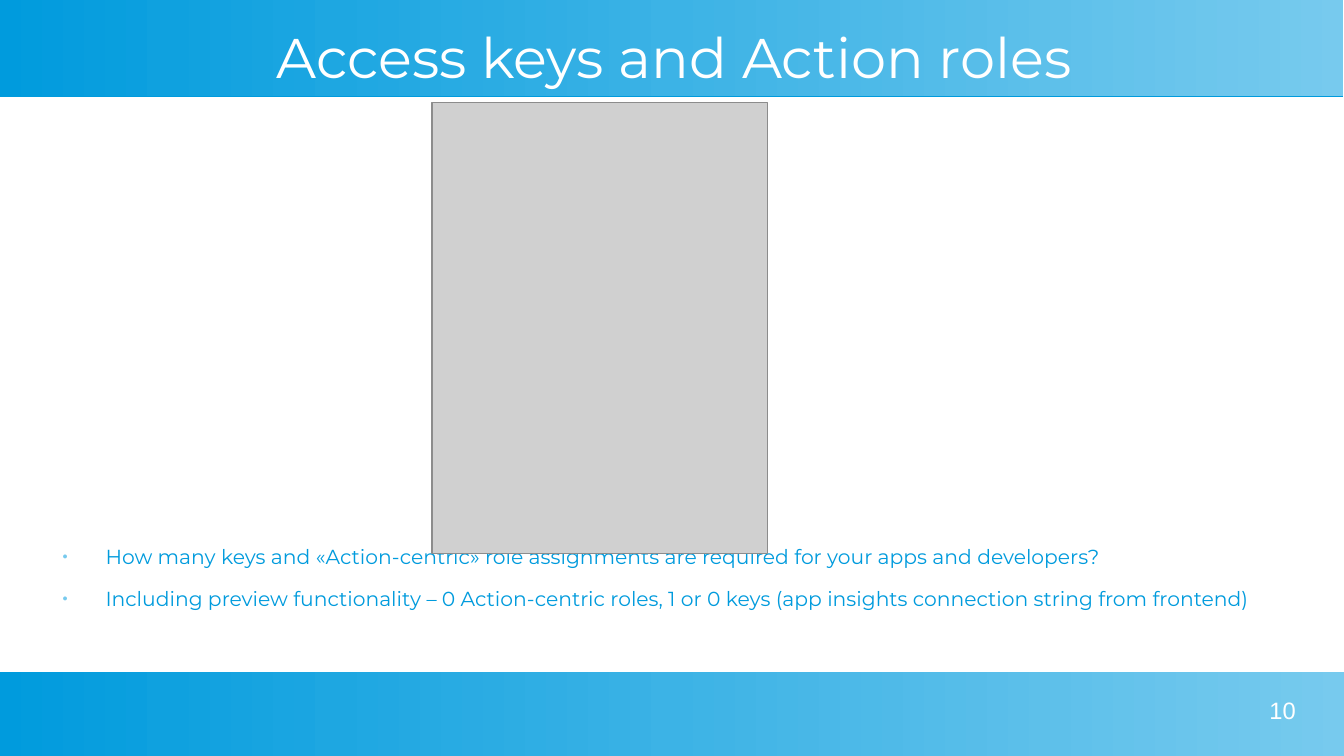
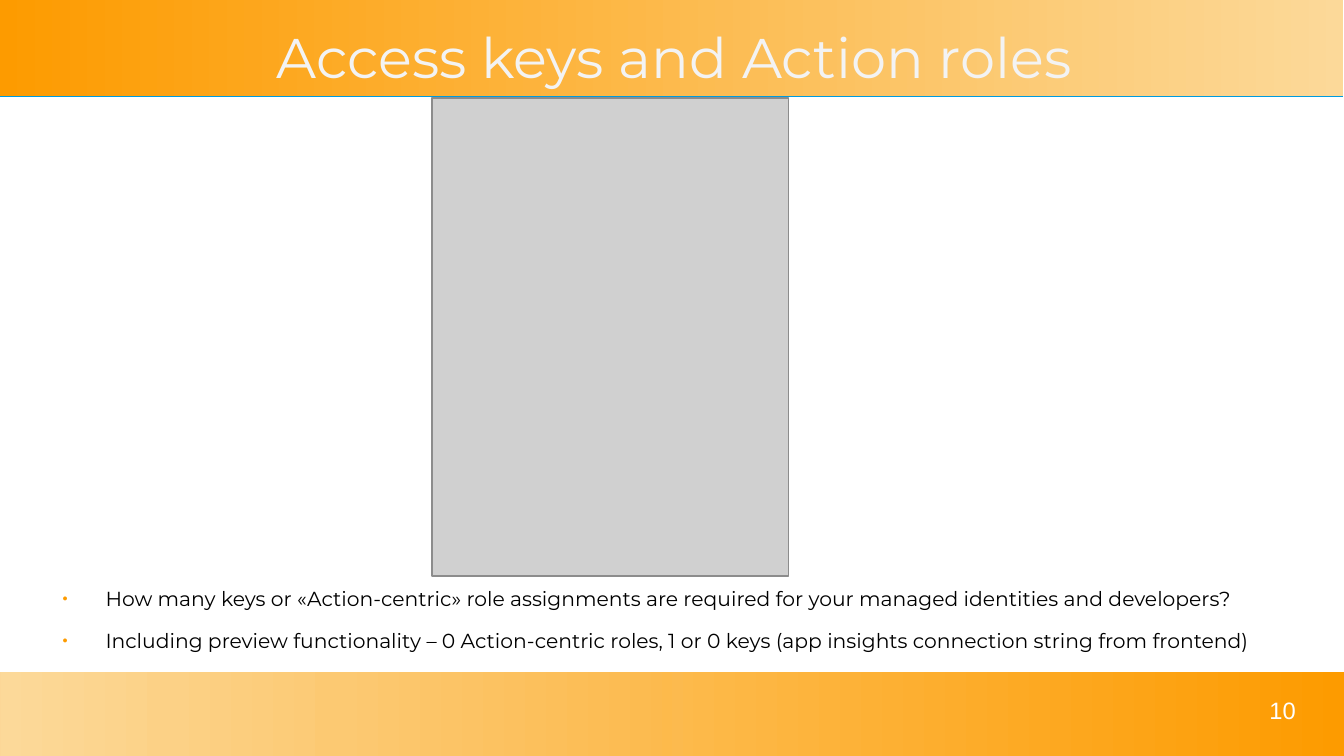
Before and after one commit to solomson/solom.tech, a slide deck: slide 10 of assets/presentations/reducing-azure-risk.odp. Drawn at 1344x756 pixels with LibreOffice and Linux fonts; fonts in the diff are those of the drawing; grey boxes stand for pictures. Boxes give left, top, right and bottom in pixels: in the first picture for what was removed or moved away, otherwise in the second. Text is boxed around its words. In the diff, an @@ line names an element or a change of style, - is before the commit and + after.

```diff
--- a/assets/presentations/reducing-azure-risk.odp
+++ b/assets/presentations/reducing-azure-risk.odp
@@ rectangle at [0, 0, 1344, 96]: fill gradient #77CAEE to #75C9EE to #73C9ED to #71C8ED to #6FC7ED to #6EC6ED to gradient #FCD999 to #FD9B00 @@
@@ title "Access keys and Action roles" at [277, 36, 1072, 89]: text colour #FFFFFF to #F3F3F3 @@
@@ picture: place and size @@
-picture at [432, 102, 768, 554]
+picture at [432, 98, 788, 576]
@@ text at [106, 591, 1230, 610]: text changed; text colour #009BDD to #000000 @@
-● How many keys and «Action-centric» role assignments are required for your apps and developers?
+● How many keys or «Action-centric» role assignments are required for your managed identities and developers?
@@ text at [106, 633, 1249, 652]: text colour #009BDD to #000000 in "Including preview functionality – 0 Action-centric roles, ..."; bullet colour #77CAEE to #FD9B00 @@
@@ rectangle at [0, 672, 1344, 756]: fill gradient #77CAEE to #75C9EE to #73C9ED to #71C8ED to #6FC7ED to #6EC6ED to gradient #FD9B00 to #FD9C02 to #FD9D05 to #FD9E07 to #FD9F0A to #FDA00C @@
```
Also in this commit, not shown: 22 other slides changed, 1 slide added, 3 other files.
